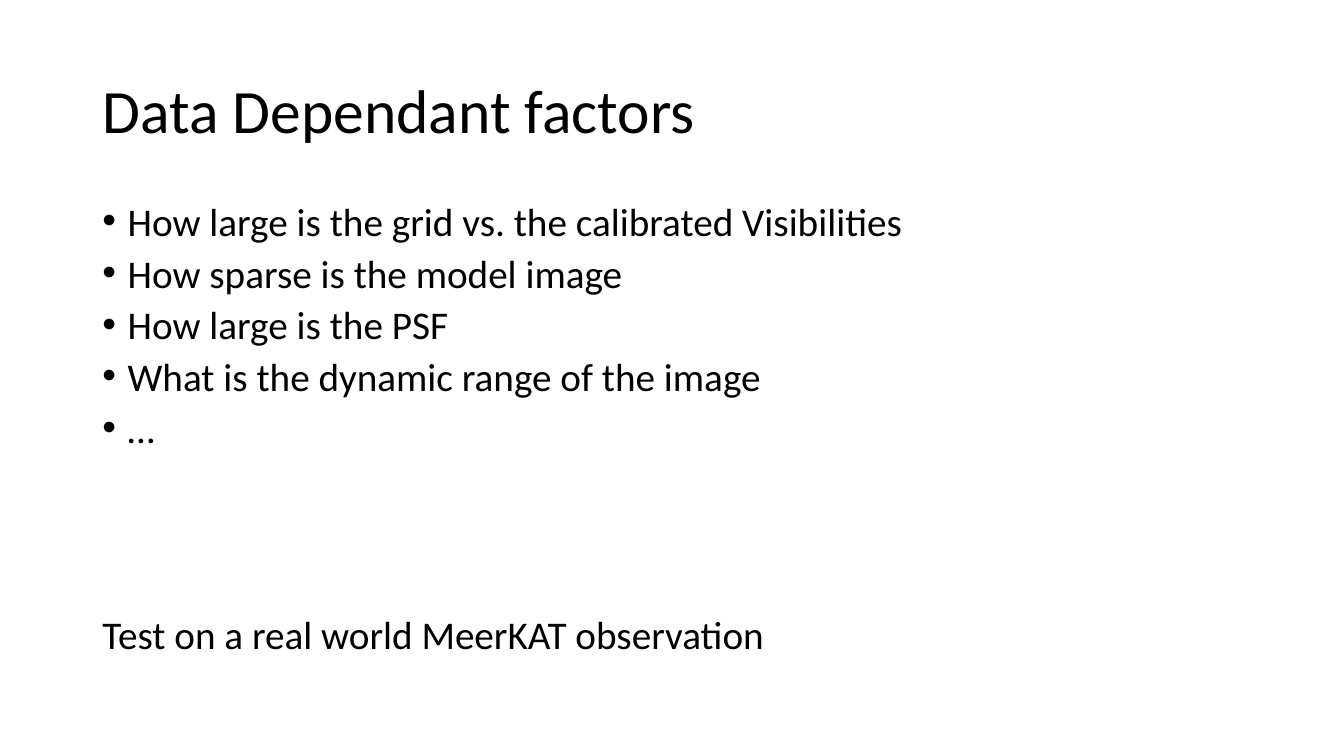
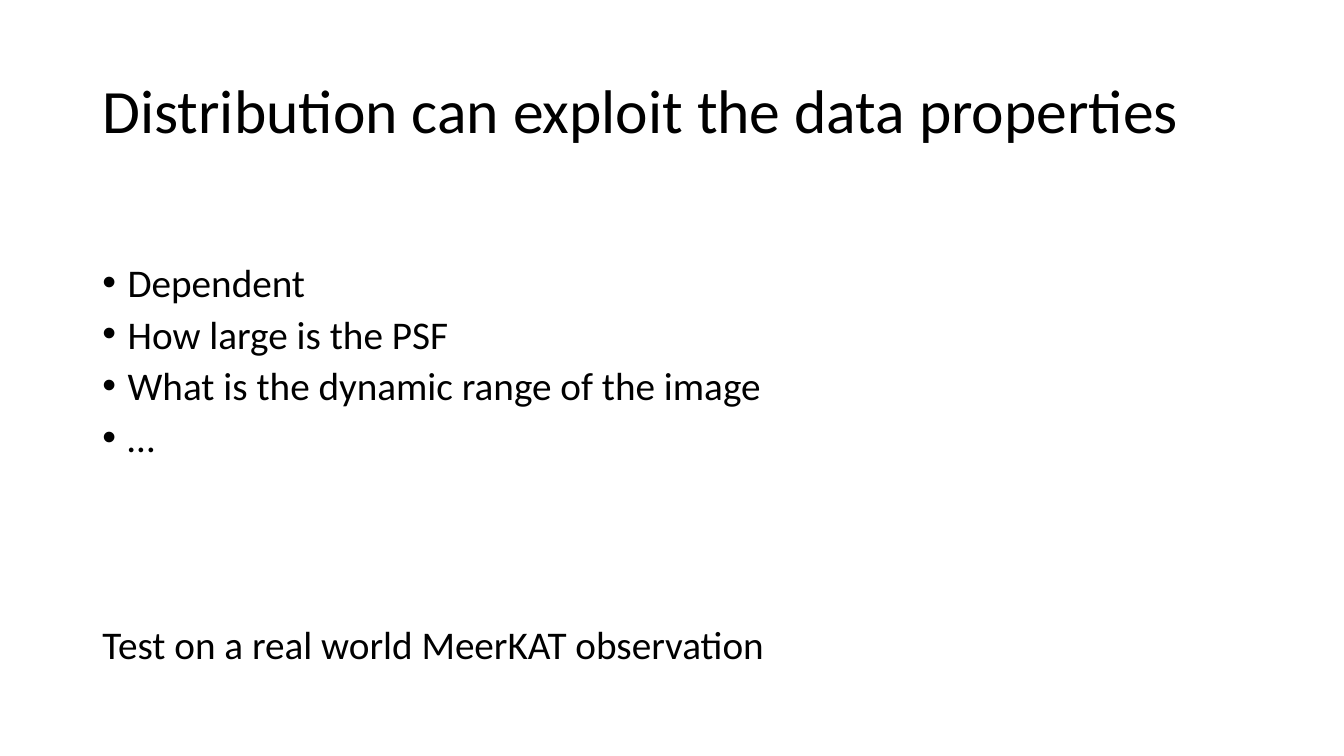
Before and after one commit to lord-blueberry/p9-doc, a slide deck: slide 16 of SKA-Days/Towards Distributed Image Reconstruction.pptx (slide 15 before the commit). Drawn at 1344x756 pixels with LibreOffice and Linux fonts; fonts in the diff are those of the drawing. Boxes give left, top, right and bottom in pixels: in the first picture for what was removed or moved away, otherwise in the second. Text is boxed around its words. In the diff, an @@ line names an element or a change of style, - is before the commit and + after.

```diff
--- a/SKA-Days/Towards Distributed Image Reconstruction.pptx
+++ b/SKA-Days/Towards Distributed Image Reconstruction.pptx
@@ title at (102,90,1178,143): text changed @@
-Data Dependant factors
+Distribution can exploit the data properties
@@ text at (128,269,305,304): text changed @@
-• How large is the grid vs. the calibrated Visibilities
-• How sparse is the model image
+• Dependent
```
Also in this commit, not shown: 5 other slides changed, 3 slides added, 8 other files.
